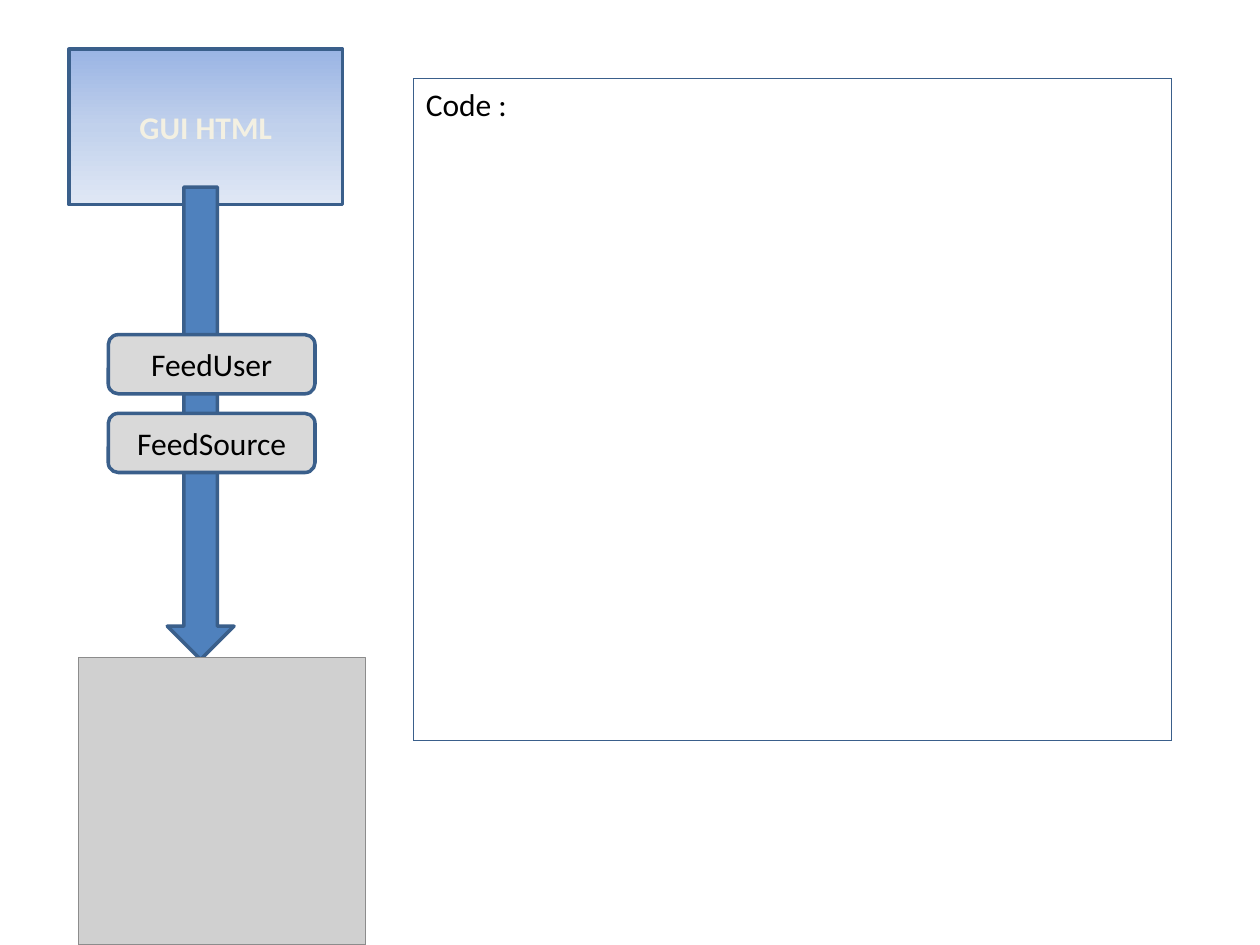
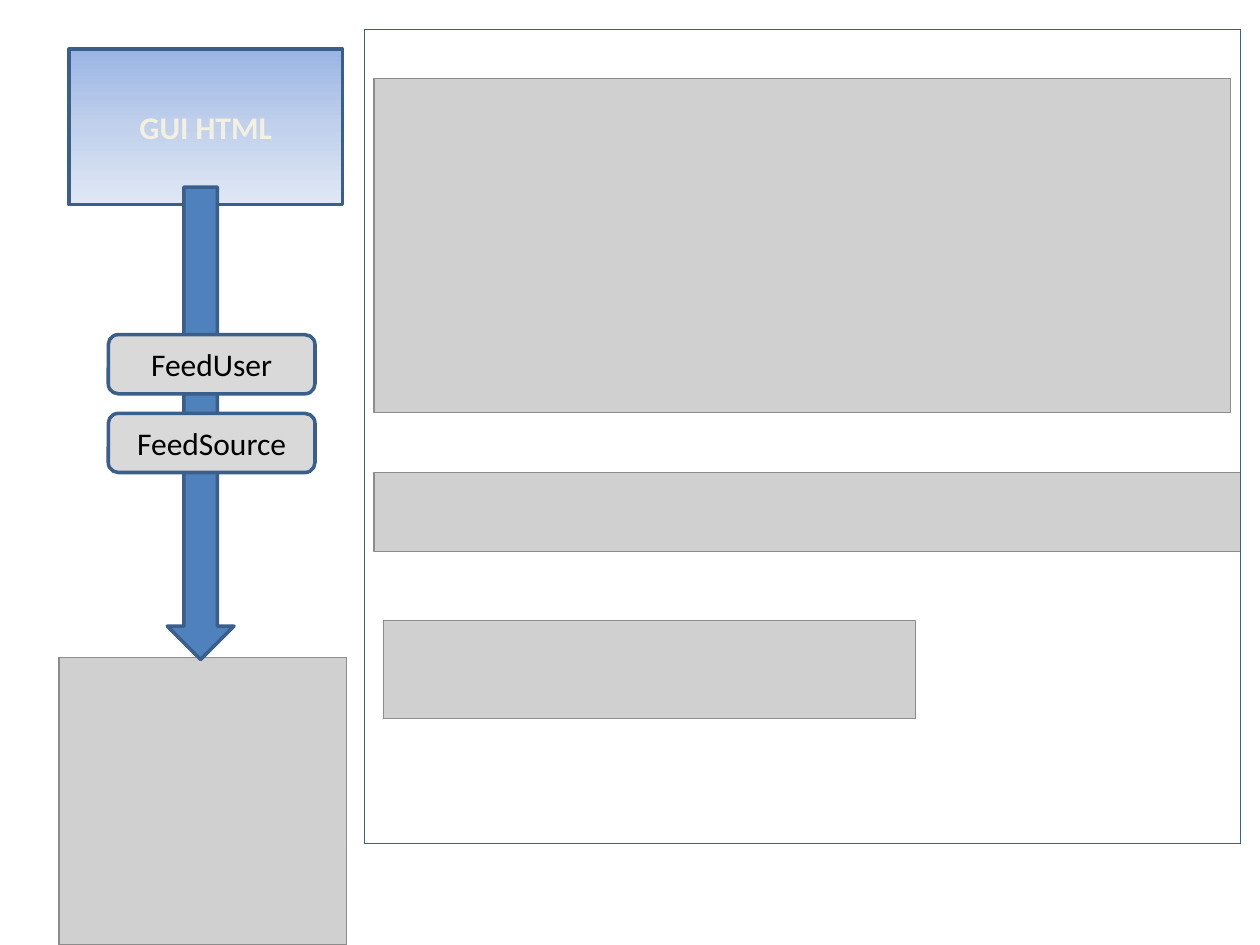
Before and after one commit to LCHCAPITALHUMAIN/fetchfeeds, a slide deck: slide 2 of fetchfeeds/Prez-FetchFeeds.pptx. Drawn at 1260x945 pixels with LibreOffice and Linux fonts; fonts in the diff are those of the drawing; grey boxes stand for pictures. Boxes give left, top, right and bottom in pixels: in the first picture for what was removed or moved away, otherwise in the second. Text is boxed around its words. In the diff, an @@ line names an element or a change of style, - is before the commit and + after.

```diff
--- a/fetchfeeds/Prez-FetchFeeds.pptx
+++ b/fetchfeeds/Prez-FetchFeeds.pptx
@@ rectangle added at (364, 29, 1240, 843), outline #3A5F8C 0.75 pt @@
@@ picture added at (374, 78, 1231, 412) @@
@@ rectangle removed at (413, 78, 1172, 740) @@
-Code :
@@ picture added at (374, 472, 1241, 552) @@
@@ picture added at (384, 620, 916, 718) @@
@@ picture: place and size @@
-picture at (78, 658, 365, 945)
+picture at (59, 658, 346, 945)
```
Also in this commit, not shown: 2 other slides changed.
